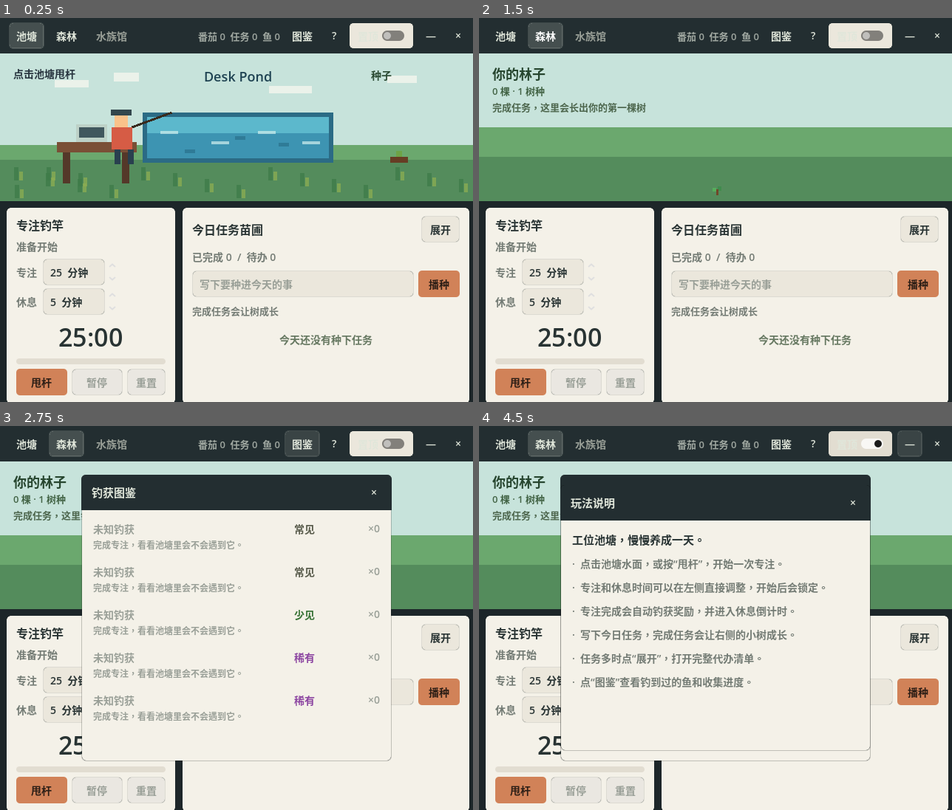
Above: before the commit, frames 1-4 (two rows, left to right).
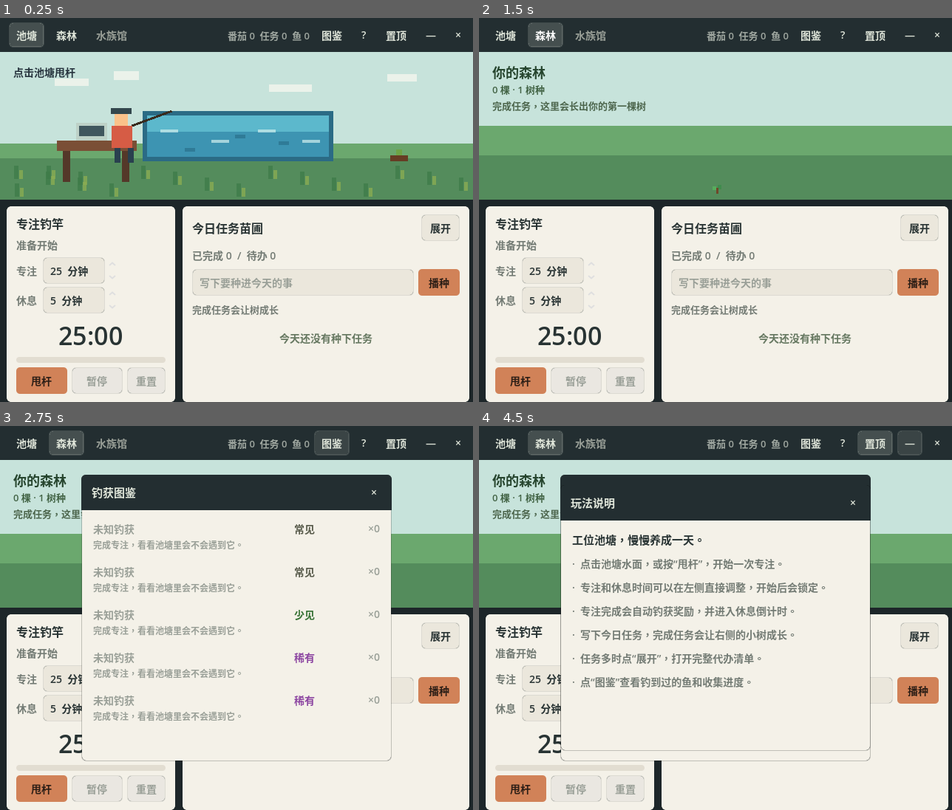
Above: after the commit, the same moments.

Repository: Mr-Salticidae/desk-pond
Game: Godot game, scene res://scenes/Main.tscn
Same seed, same stepped clock (60 frames per second), same inputs: the game is played once before the commit and once after it.
Inputs:
- Up to frame 1 (0.25 s): no input
- Up to frame 2 (1.5 s): click "池塘" at 0.5 s; click "森林" at 1.25 s
- Up to frame 3 (2.75 s): click "图鉴" at 2 s
- Up to frame 4 (4.5 s): click "?" at 2.75 s; click "置顶" at 3.5 s; click "—" at 4.25 s

The runs differ from the first frame. In frame 1, 8.0% of the frame differs, in the area x 0-100%, y 1-100%; in frame 2, 7.3%; in frame 3, 4.5%; in frame 4, 4.4%.

Commit message:
Polish: rename forest title, drop redundant pond labels, tame 置顶 button
- "你的林子" -> "你的森林".
- Remove the pond's "Desk Pond" and "林·N棵" labels (redundant with the
  scene itself and the forest room).
- Replace the always-on-top CheckButton (jarring bright switch) with a
  chrome-styled toggle button consistent with the room tabs.

Co-Authored-By: Claude Opus 4.8 (1M context) <noreply@anthropic.com>

Diff:
--- a/scripts/forest_view.gd
+++ b/scripts/forest_view.gd
@@ -33,7 +33,7 @@
 func _ready() -> void:
 	mouse_filter = Control.MOUSE_FILTER_IGNORE
 	title_label = _make_label(18, Color(0.15, 0.27, 0.18), true)
-	title_label.text = "你的林子"
+	title_label.text = "你的森林"
 	title_label.position = Vector2(18, 14)
 	count_label = _make_label(13, Color(0.26, 0.39, 0.27), false)
 	count_label.position = Vector2(18, 40)
--- a/scripts/main.gd
+++ b/scripts/main.gd
@@ -17,7 +17,7 @@
 var task_panel: TaskManager
 var reward_popup: RewardPopup
 var stats_label: Label
-var always_on_top_button: CheckButton
+var always_on_top_button: Button
 var collection_window: Window
 var collection_list: VBoxContainer
 var help_window: Window
@@ -103,11 +103,13 @@
 	help_button.pressed.connect(_open_help_window)
 	top_bar.add_child(help_button)
 
-	always_on_top_button = CheckButton.new()
+	always_on_top_button = Button.new()
 	always_on_top_button.text = "置顶"
+	always_on_top_button.toggle_mode = true
 	always_on_top_button.focus_mode = Control.FOCUS_NONE
-	always_on_top_button.add_theme_color_override("font_color", UITheme.INK_ON_CHROME)
-	always_on_top_button.button_pressed = bool(save_data["settings"].get("always_on_top", false))
+	always_on_top_button.tooltip_text = "窗口置顶"
+	UITheme.style_chrome(always_on_top_button)
+	always_on_top_button.set_pressed_no_signal(bool(save_data["settings"].get("always_on_top", false)))
 	always_on_top_button.toggled.connect(_on_always_on_top_toggled)
 	top_bar.add_child(always_on_top_button)
 
--- a/scripts/pixel_world.gd
+++ b/scripts/pixel_world.gd
@@ -14,8 +14,6 @@
 const HOVER_TINT := Color(1.0, 0.96, 0.62, 0.16)
 
 var status_label: Label
-var tree_label: Label
-var pond_label: Label
 var fishing_active := false
 var cast_hovered := false
 var mouse_over_pond := false
@@ -77,21 +75,10 @@
 func update_tree_visual(stage: int, forest_count: int = 0) -> void:
 	tree_stage = int(clamp(stage, 0, 3))
 	self.growth_points = forest_count
-	if tree_label == null:
-		return
-	if forest_count > 0:
-		tree_label.text = "林 · %d 棵" % forest_count
-	else:
-		var names := ["种子", "小树苗", "小树", "大树"]
-		tree_label.text = names[tree_stage]
 	queue_redraw()
 
 func play_focus_feedback() -> void:
-	if pond_label:
-		reward_flash = 1.0
-		pond_label.text = "水面闪光"
-		var timer := get_tree().create_timer(1.2)
-		timer.timeout.connect(func(): pond_label.text = "Desk Pond")
+	reward_flash = 1.0
 	queue_redraw()
 
 func _build_ui() -> void:
@@ -102,31 +89,11 @@
 	status_label.add_theme_color_override("font_color", Color(0.15, 0.20, 0.24))
 	add_child(status_label)
 
-	pond_label = Label.new()
-	pond_label.text = "Desk Pond"
-	pond_label.horizontal_alignment = HORIZONTAL_ALIGNMENT_CENTER
-	pond_label.vertical_alignment = VERTICAL_ALIGNMENT_CENTER
-	pond_label.position = Vector2(236, 18)
-	pond_label.size = Vector2(168, 24)
-	pond_label.add_theme_font_size_override("font_size", 18)
-	pond_label.add_theme_color_override("font_color", Color(0.12, 0.26, 0.32))
-	add_child(pond_label)
-
-	tree_label = Label.new()
-	tree_label.position = Vector2(500, 18)
-	tree_label.add_theme_font_size_override("font_size", 14)
-	tree_label.add_theme_color_override("font_color", Color(0.17, 0.29, 0.20))
-	add_child(tree_label)
-	update_tree_visual(0, 0)
 	_layout_labels()
 
 func _layout_labels() -> void:
 	if status_label:
 		status_label.position = Vector2(18, 16)
-	if pond_label:
-		pond_label.position = Vector2(max(size.x * 0.5 - 84.0, 138.0), 18)
-	if tree_label:
-		tree_label.position = Vector2(max(size.x - 142.0, 338.0), 18)
 
 func _on_anim_tick() -> void:
 	water_frame = fmod(water_frame + 1.0, LOOP)
